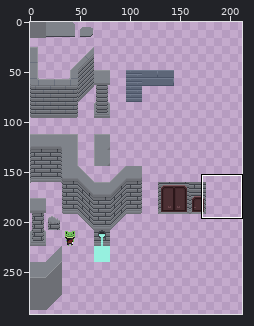
Two versions of one sprite sheet, Artwork/TileSets/TileMaps/Dungeon.png. Above: a wide view before the commit, with the close-up outlined.
Close-up. Before the commit:
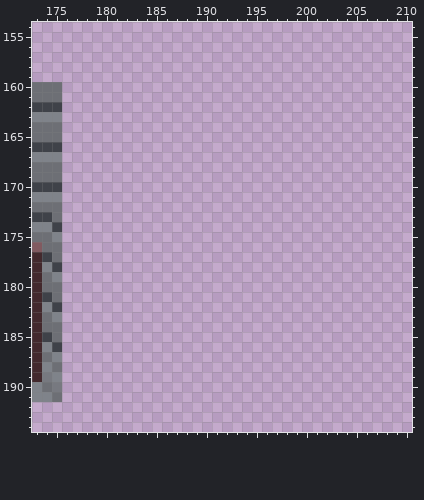
The file is 320x320 pixels. Colours within 5 levels of each other are drawn and written as one. Shown: x 173..210, y 154..194. The wide view leaves out empty margins.
And afterwards:
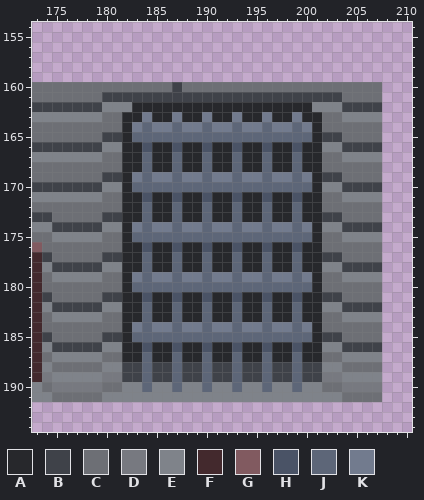
Palette (. is transparent): A #27282c  B #3f4249  C #6d6f75  D #777980  E #7f838a  F #43292d  G #815a60  H #4a5366  J #5d6678  K #727b8e
Author's note on the commit: Metal Fence dg tileset
Diff:
Changed rows in their new state; - is an unchanged pixel.
first column x 176:
160 CCCCCCCCCCCBCCCCCCCCCCCCCCCCCCCC
161 CCCCBBBBBBBBBBBBBBBBBBBBBBBBCCCC
162 BBBBEEEAAAAAAAAAAAAAAAAAAEEEBBBB
163 EEEECCAAKAAKAAKAAKAAKAAKAACCEEEE
164 CCCCCCAKJKKJKKJKKJKKJKKJKACCCCCC
165 CCCCBBAJJJJJJJJJJJJJJJJJJABBCCCC
166 BBBBEEAAHAAHAAHAAHAAHAAHAAEEBBBB
167 EEEECCAAJAAJAAJAAJAAJAAJAACCEEEE
168 CCCCCCAAJAAJAAJAAJAAJAAJAACCCCCC
169 CCCCBBAKJKKJKKJKKJKKJKKJKABBCCCC
170 BBBBEEAJJJJJJJJJJJJJJJJJJAEEBBBB
171 EEEECCAAHAAHAAHAAHAAHAAHAACCEEEE
172 CCCCCCAAJAAJAAJAAJAAJAAJAACCCCCC
173 CCCCBBAAJAAJAAJAAJAAJAAJAABBCCCC
174 BBBBEEAKJKKJKKJKKJKKJKKJKAEEBBBB
175 EEEECCAJJJJJJJJJJJJJJJJJJACCEEEE
176 CCCCCCAAHAAHAAHAAHAAHAAHAACCCCCC
177 CCCCBBAAJAAJAAJAAJAAJAAJAABBCCCC
178 BBBBEEAAJAAJAAJAAJAAJAAJAAEEBBBB
179 EEEECCAKJKKJKKJKKJKKJKKJKACCEEEE
180 CCCCCCAJJJJJJJJJJJJJJJJJJACCCCCC
181 CCCCBBAAHAAHAAHAAHAAHAAHAABBCCCC
182 BBBBEEAAJAAJAAJAAJAAJAAJAAEEBBBB
183 EEEECCAAJAAJAAJAAJAAJAAJAACCEEEE
184 CCCCCCAKJKKJKKJKKJKKJKKJKACCCCCC
185 CCCCBBAJJJJJJJJJJJJJJJJJJABBCCCC
186 BBBBEEAAHAAHAAHAAHAAHAAHAAEEBBBB
187 EEEECCAAJAAJAAJAAJAAJAAJAACCEEEE
188 CCCCEEBBJBBJBBJBBJBBJBBJBBEECCCC
189 EEEEDDBBJBBJBBJBBJBBJBBJBBDDEEEE
190 DDDDCCEEJEEJEEJEEJEEJEEJEECCDDDD
191 CCCCEEEEEEEEEEEEEEEEEEEEEEEECCCC
Pixel boxes of the changes (left, top, right, bottom) in both close-ups:
added: (62, 82, 382, 402)
